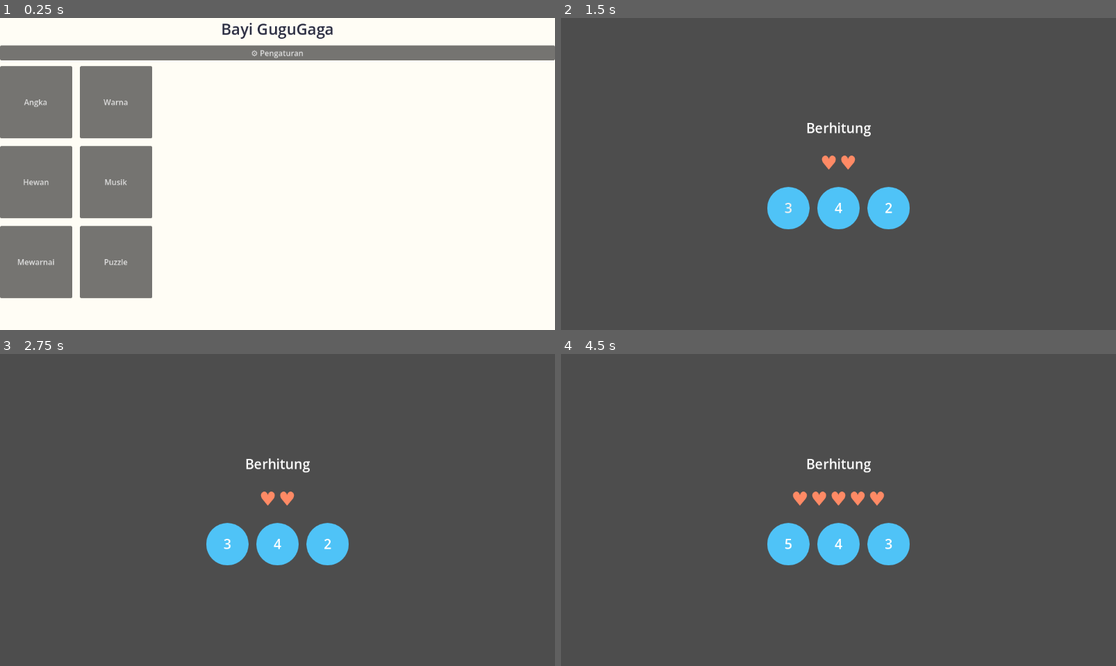
Above: before the commit, frames 1-4 (two rows, left to right).
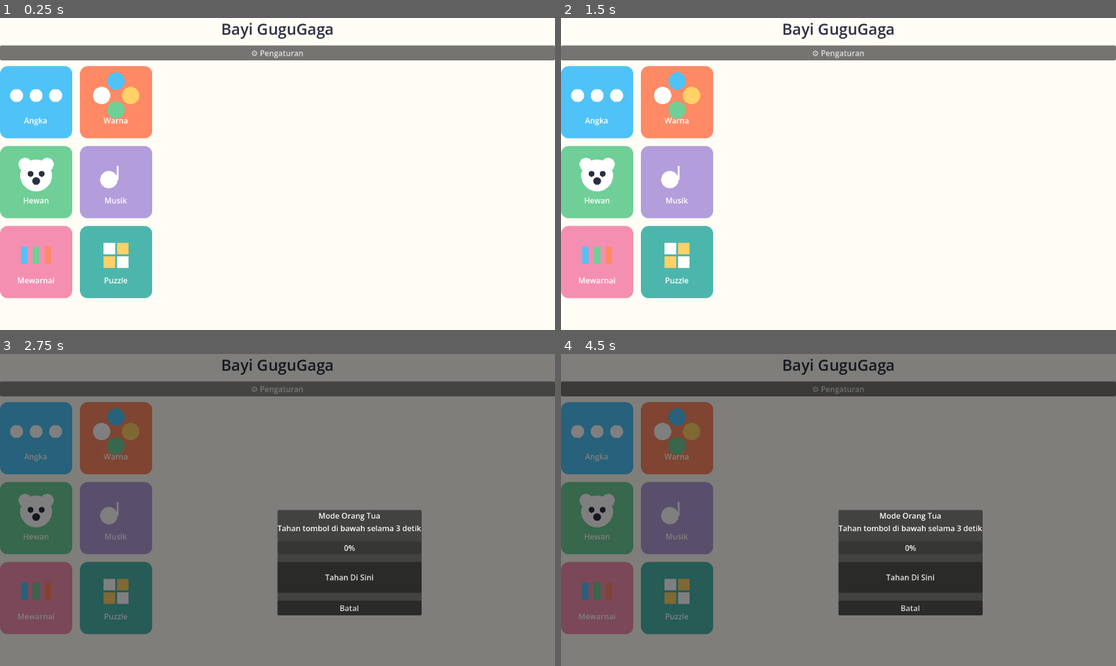
Above: after the commit, the same moments.

Repository: ptnusavisionmedia/game-balita
Game: Godot game, scene res://scenes/Home.tscn
The game is run twice, just before and just after one commit, with the same random seed, the same clock (stepped at 60 frames per second) and the same inputs.
Inputs (mouse positions are in pixels of both pictures, inside the frame that each line leads up to):
- Up to frame 1 (0.25 s): no input
- Up to frame 2 (1.5 s): click (599, 102) at 0.5 s, where only the run before the commit has a clickable "Angka"; click (788, 208) at 1.25 s, where only the run before the commit has a clickable "3"
- Up to frame 3 (2.75 s): click (277, 388) at 2 s, where only the run after the commit has a clickable "⚙ Pengaturan"
- Up to frame 4 (4.5 s): click (838, 544) at 2.75 s, where only the run before the commit has a clickable "4"; click (599, 438) at 3.52 s; click (888, 544) at 4.25 s, where only the run before the commit has a clickable "2"

The runs differ from the first frame. In frame 1, 18% of the frame differs, in the area x 0-28%, y 15-90%; in frame 2, 100%, in the area x 0-100%, y 0-100%; in frame 3, 91%; in frame 4, 91%.

Commit message:
Tambah ModuleIcon: ikon tile Home digambar vector lewat kode (generate image AI gagal, butuh plan berbayar)
Home.tscn sekarang punya 6 tile berwarna aksen per modul + ikon vector
sederhana (core/scripts/module_icon.gd) — bukan ilustrasi asli, placeholder
gratis sampai Asset 1 kirim ilustrasi final. Diverifikasi: headless exit 0
dan dibuka visual, dikonfirmasi user tile muncul dengan benar.

Co-Authored-By: Claude Sonnet 5 <noreply@anthropic.com>

Diff:
--- /dev/null
+++ b/core/scripts/module_icon.gd
@@ -0,0 +1,97 @@
+extends Control
+class_name ModuleIcon
+## Ikon placeholder per mini-game, digambar langsung pakai bentuk vector
+## dasar (`draw_circle`/`draw_rect`) — bukan file gambar. Dipakai sampai
+## Asset 1 kirim ilustrasi final (lihat docs/JOBS_BASE_MODEL.md Job 6).
+##
+## Kenapa digambar kode, bukan file placeholder: generate image AI tidak
+## tersedia di environment ini (butuh plan berbayar) — lihat Decisions Log
+## 2026-11-20. Ini jalan tengah gratis & langsung jadi sampai ada ilustrasi asli.
+
+@export var kind: String = "angka"  # angka | warna | hewan | musik | mewarnai | puzzle
+
+
+func _ready() -> void:
+	custom_minimum_size = Vector2(72, 72)
+
+
+func _draw() -> void:
+	var size := get_size()
+	var center := size / 2.0
+	match kind:
+		"angka":
+			_draw_angka(center, size)
+		"warna":
+			_draw_warna(center, size)
+		"hewan":
+			_draw_hewan(center, size)
+		"musik":
+			_draw_musik(center, size)
+		"mewarnai":
+			_draw_mewarnai(center, size)
+		"puzzle":
+			_draw_puzzle(center, size)
+
+
+## Angka: 3 titik berjajar, mewakili "berhitung".
+func _draw_angka(center: Vector2, size: Vector2) -> void:
+	var r := size.x * 0.09
+	for i in range(3):
+		var x := center.x + (i - 1) * r * 3.0
+		draw_circle(Vector2(x, center.y), r, Color.WHITE)
+
+
+## Warna: beberapa bulatan warna tersusun melingkar.
+func _draw_warna(center: Vector2, size: Vector2) -> void:
+	var colors := [AppColors.ACCENT_ANGKA, AppColors.GOLD, AppColors.LEAF, Color.WHITE]
+	var r := size.x * 0.12
+	var orbit := size.x * 0.2
+	for i in range(colors.size()):
+		var angle := TAU * i / colors.size() - PI / 2.0
+		var pos := center + Vector2(cos(angle), sin(angle)) * orbit
+		draw_circle(pos, r, colors[i])
+
+
+## Hewan: muka bulat sederhana dengan 2 telinga.
+func _draw_hewan(center: Vector2, size: Vector2) -> void:
+	var r := size.x * 0.22
+	draw_circle(center, r, Color.WHITE)
+	var ear_r := size.x * 0.09
+	draw_circle(center + Vector2(-r * 0.7, -r * 0.7), ear_r, Color.WHITE)
+	draw_circle(center + Vector2(r * 0.7, -r * 0.7), ear_r, Color.WHITE)
+	var eye_r := size.x * 0.04
+	draw_circle(center + Vector2(-r * 0.35, -r * 0.1), eye_r, AppColors.INK)
+	draw_circle(center + Vector2(r * 0.35, -r * 0.1), eye_r, AppColors.INK)
+	draw_circle(center + Vector2(0, r * 0.35), eye_r * 1.3, AppColors.INK)
+
+
+## Musik: 1 not musik sederhana (kepala bulat + tangkai).
+func _draw_musik(center: Vector2, size: Vector2) -> void:
+	var note_r := size.x * 0.12
+	var head := center + Vector2(-size.x * 0.1, size.y * 0.12)
+	draw_circle(head, note_r, Color.WHITE)
+	draw_rect(Rect2(head.x + note_r - 2.0, head.y - size.y * 0.4, 4.0, size.y * 0.4), Color.WHITE)
+
+
+## Mewarnai: 3 krayon warna-warni berjajar.
+func _draw_mewarnai(center: Vector2, size: Vector2) -> void:
+	var colors := [AppColors.ACCENT_ANGKA, AppColors.LEAF, AppColors.CORAL]
+	var w := size.x * 0.09
+	var h := size.y * 0.5
+	for i in range(colors.size()):
+		var x := center.x + (i - 1) * w * 1.8
+		draw_rect(Rect2(x - w / 2.0, center.y - h / 2.0, w, h), colors[i])
+
+
+## Puzzle: grid 2x2 kotak selang-seling, mewakili keping puzzle.
+func _draw_puzzle(center: Vector2, size: Vector2) -> void:
+	var colors := [Color.WHITE, AppColors.GOLD, AppColors.GOLD, Color.WHITE]
+	var cell := size.x * 0.16
+	var gap := size.x * 0.03
+	var idx := 0
+	for row in range(2):
+		for col in range(2):
+			var x := center.x - cell - gap / 2.0 + col * (cell + gap)
+			var y := center.y - cell - gap / 2.0 + row * (cell + gap)
+			draw_rect(Rect2(x, y, cell, cell), colors[idx])
+			idx += 1
--- a/scenes/home.gd
+++ b/scenes/home.gd
@@ -3,13 +3,24 @@
 ## Tambah mini-game baru = tambah 1 baris di `_GAMES`, tidak lebih.
 
 const _GAMES := [
-	{"name": "Angka", "scene": "res://features/feature_angka/Angka.tscn"},
-	{"name": "Warna", "scene": "res://features/feature_warna/Warna.tscn"},
-	{"name": "Hewan", "scene": "res://features/feature_hewan/Hewan.tscn"},
-	{"name": "Musik", "scene": "res://features/feature_musik/Musik.tscn"},
-	{"name": "Mewarnai", "scene": "res://features/feature_mewarnai/Mewarnai.tscn"},
-	{"name": "Puzzle", "scene": "res://features/feature_puzzle/Puzzle.tscn"},
+	{"name": "Angka", "kind": "angka", "scene": "res://features/feature_angka/Angka.tscn"},
+	{"name": "Warna", "kind": "warna", "scene": "res://features/feature_warna/Warna.tscn"},
+	{"name": "Hewan", "kind": "hewan", "scene": "res://features/feature_hewan/Hewan.tscn"},
+	{"name": "Musik", "kind": "musik", "scene": "res://features/feature_musik/Musik.tscn"},
+	{"name": "Mewarnai", "kind": "mewarnai", "scene": "res://features/feature_mewarnai/Mewarnai.tscn"},
+	{"name": "Puzzle", "kind": "puzzle", "scene": "res://features/feature_puzzle/Puzzle.tscn"},
 ]
+
+## Warna aksen per modul, sinkron dengan docs/UI_UX_DESIGN.md.
+static func _accent_for(kind: String) -> Color:
+	match kind:
+		"angka": return AppColors.ACCENT_ANGKA
+		"warna": return AppColors.ACCENT_WARNA
+		"hewan": return AppColors.ACCENT_HEWAN
+		"musik": return AppColors.ACCENT_MUSIK
+		"mewarnai": return AppColors.ACCENT_MEWARNAI
+		"puzzle": return AppColors.ACCENT_PUZZLE
+		_: return AppColors.SUNSHINE
 
 const ParentalGateDialogScene := preload("res://core/scenes/ParentalGateDialog.tscn")
 
@@ -50,9 +61,35 @@
 
 	for game in _GAMES:
 		var button := Button.new()
-		button.text = game["name"]
 		button.custom_minimum_size = Vector2(150, 150)
 		button.pressed.connect(_open_game.bind(game["scene"]))
+
+		var style := StyleBoxFlat.new()
+		style.bg_color = _accent_for(game["kind"])
+		style.set_corner_radius_all(16)
+		button.add_theme_stylebox_override("normal", style)
+		button.add_theme_stylebox_override("hover", style)
+		button.add_theme_stylebox_override("pressed", style)
+		button.add_theme_stylebox_override("focus", style)
+
+		var tile_box := VBoxContainer.new()
+		tile_box.anchor_right = 1.0
+		tile_box.anchor_bottom = 1.0
+		tile_box.alignment = BoxContainer.ALIGNMENT_CENTER
+		tile_box.mouse_filter = Control.MOUSE_FILTER_IGNORE
+		button.add_child(tile_box)
+
+		var icon := ModuleIcon.new()
+		icon.kind = game["kind"]
+		icon.custom_minimum_size = Vector2(72, 72)
+		tile_box.add_child(icon)
+
+		var label := Label.new()
+		label.text = game["name"]
+		label.horizontal_alignment = HORIZONTAL_ALIGNMENT_CENTER
+		label.add_theme_color_override("font_color", Color.WHITE)
+		tile_box.add_child(label)
+
 		grid.add_child(button)
 
 
Not shown, added: core/scripts/module_icon.gd.uid
Not shown, changed: docs/TASK_BOARD.md
Not shown, changed: obsidian-vault/Decisions Log.md
